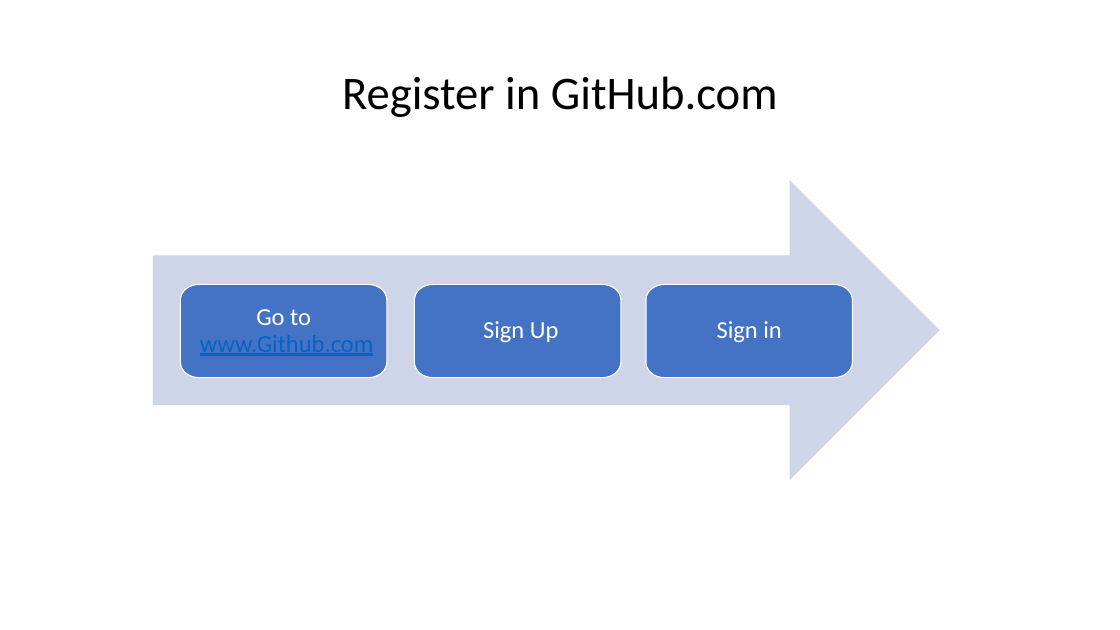
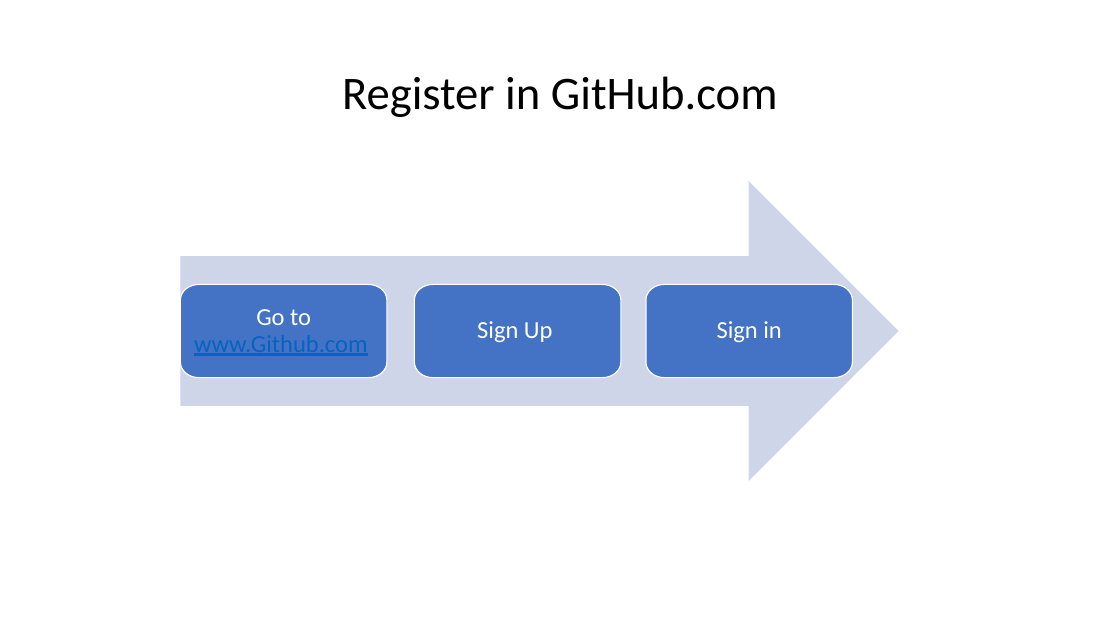
Before and after one commit to HesamMarshal/TutorialGit, a slide deck: slide 2 of GitTutorial.pptx. Drawn at 1120x630 pixels with LibreOffice and Linux fonts; fonts in the diff are those of the drawing. Boxes give left, top, right and bottom in pixels: in the first picture for what was removed or moved away, otherwise in the second. Text is boxed around its words. In the diff, an @@ line names an element or a change of style, - is before the commit and + after.

```diff
--- a/GitTutorial.pptx
+++ b/GitTutorial.pptx
@@ right arrow resized from (x1=153, y1=181, x2=939, y2=481) to (x1=181, y1=181, x2=899, y2=481) @@
```
Also in this commit, not shown: 2 other slides changed.
